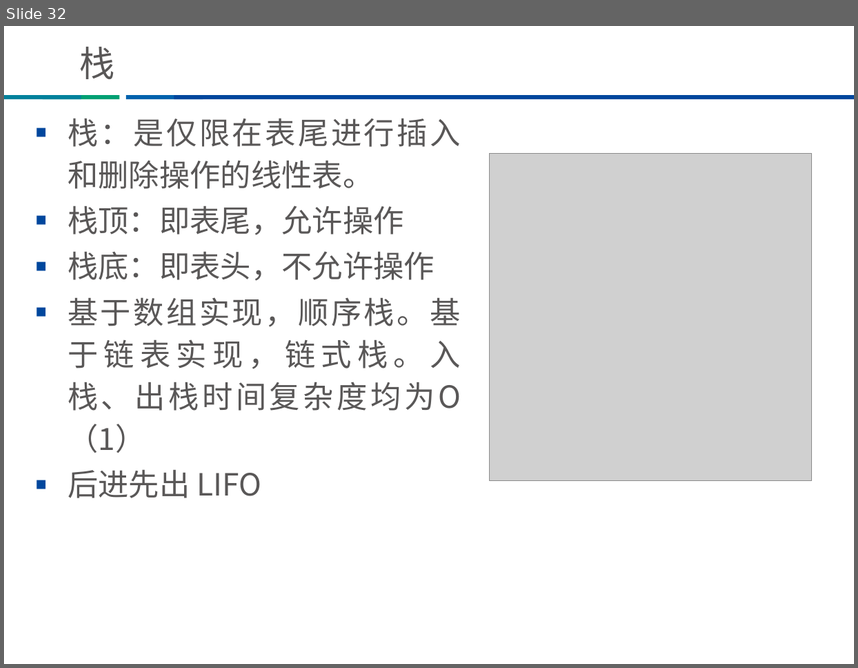
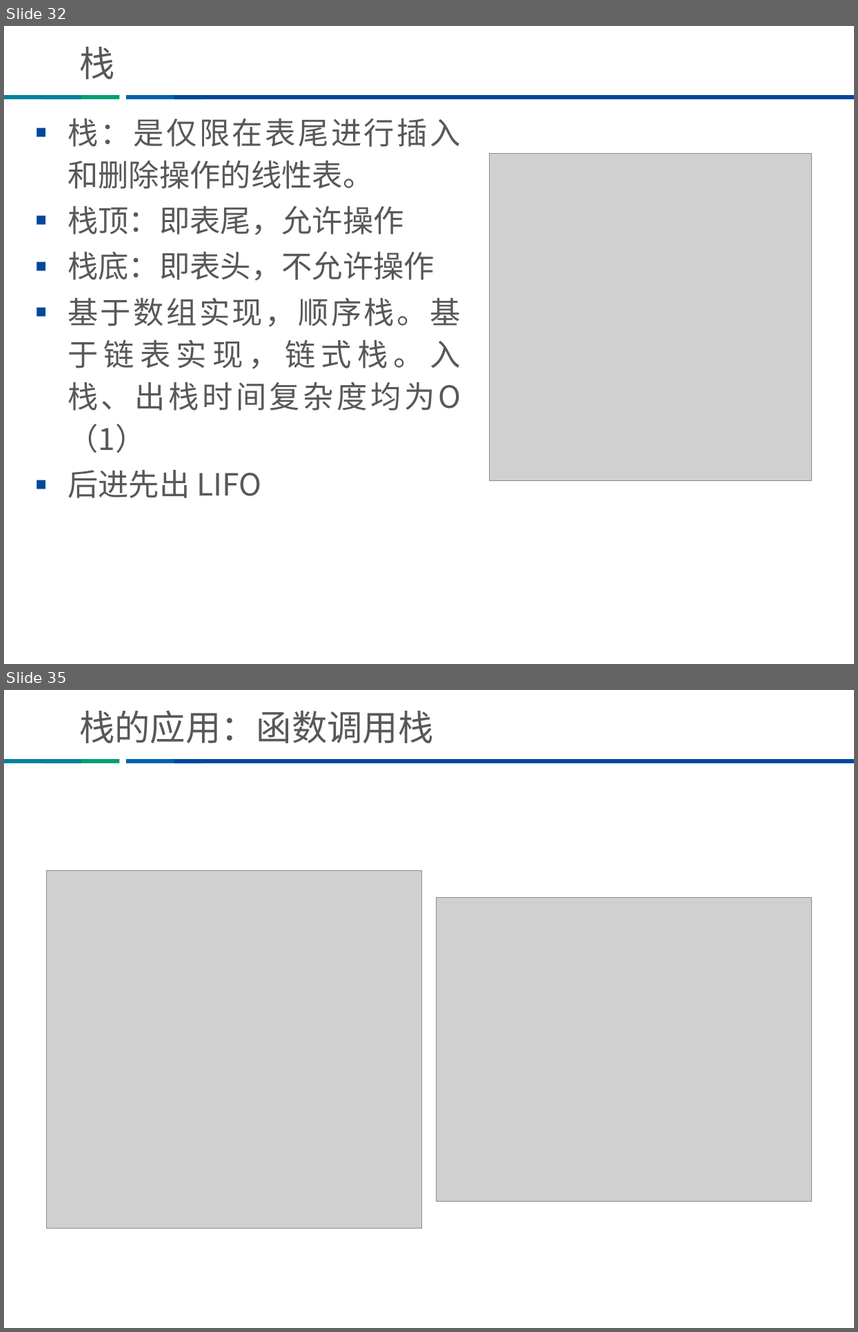
Before and after one commit to Tsaishichung/-, a slide deck: ppt/数据结构与算法分享/数据结构与算法（上）.ppt. Shown one above the other, each under a label of ours: slide 32 before the commit, slides 32 and 35 after it; the slides between them are not shown. The pictures are 858x668 and 858x1332 pixels, drawn with LibreOffice and Linux fonts; fonts in the diff are those of the drawing; grey boxes stand for pictures; background and template pictures are left out. Boxes give left, top, right and bottom in pixels: in the first picture for what was removed or moved away, otherwise in the second. Text is boxed around its words. In the diff, an @@ line names an element or a change of style, - is before the commit and + after.

```diff
--- a/ppt/数据结构与算法分享/数据结构与算法（上）.ppt
+++ b/ppt/数据结构与算法分享/数据结构与算法（上）.ppt
@@ slide 35 added at box(4, 690, 854, 1328), background #FFFFFF; not listed: 4 template elements that a slide beside it also shows @@
@@ title added at box(79, 710, 433, 743), 30 pt, text #595757 @@
+栈的应用：函数调用栈
@@ picture added at box(47, 870, 422, 1228) @@
@@ picture added at box(436, 898, 811, 1201) @@
```
Also in this commit, not shown: 4 slides changed, 1 other slide added, 2 other files.
